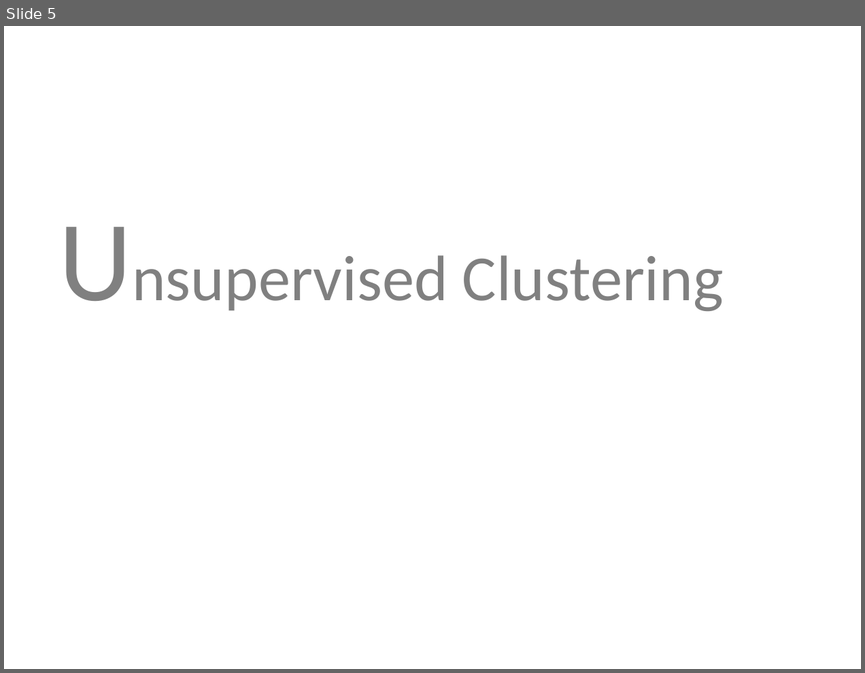
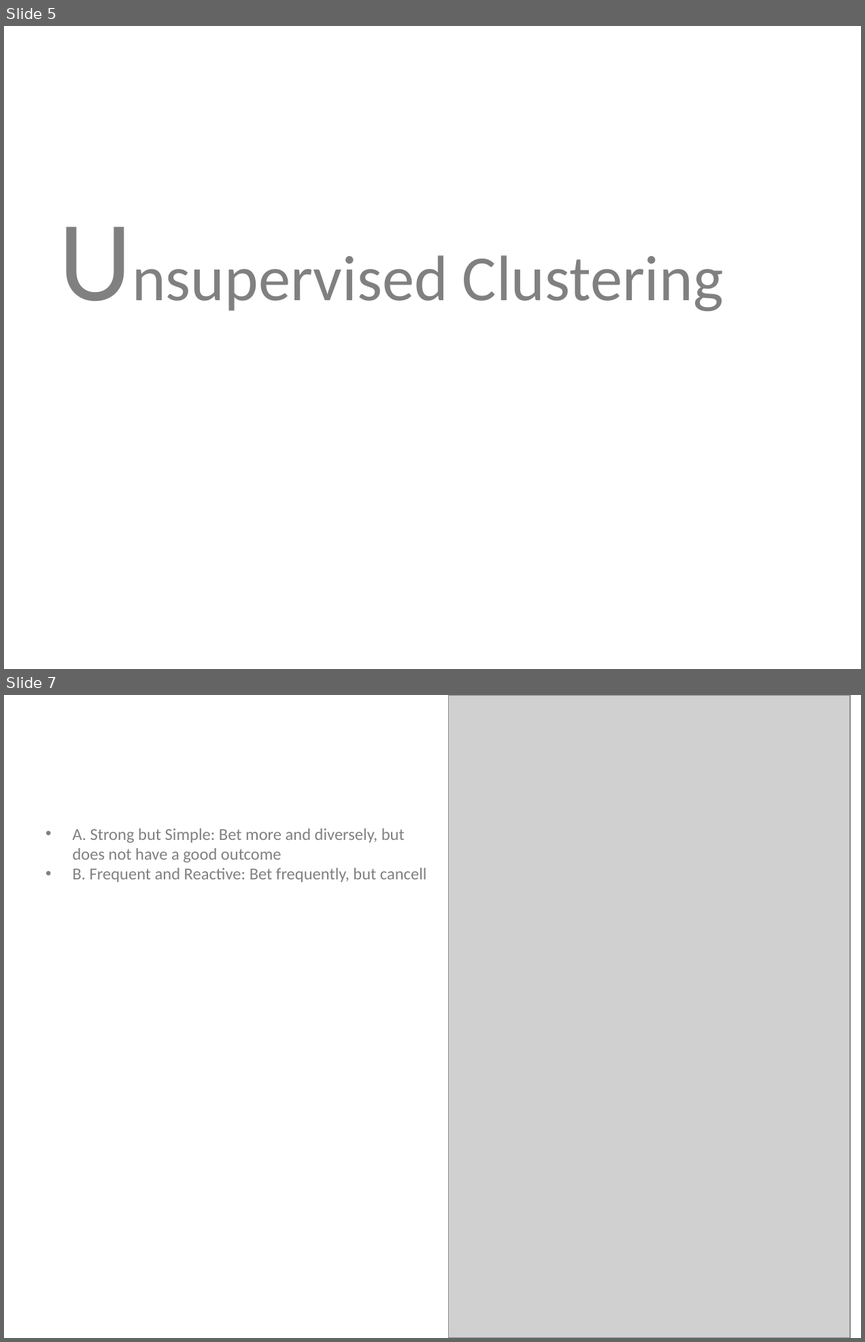
Before and after one commit to ivanliu1989/Melbourne_Datathon, a slide deck: slides/Slides deck.pptx. Shown one above the other, each under a label of ours: slide 5 before the commit, slides 5 and 7 after it; the slides between them are not shown. The pictures are 865x673 and 865x1342 pixels, drawn with LibreOffice and Linux fonts; fonts in the diff are those of the drawing; grey boxes stand for pictures. Boxes give left, top, right and bottom in pixels: in the first picture for what was removed or moved away, otherwise in the second. Text is boxed around its words. In the diff, an @@ line names an element or a change of style, - is before the commit and + after.

```diff
--- a/slides/Slides deck.pptx
+++ b/slides/Slides deck.pptx
@@ slide 7 added at (4,695,861,1338), background #FFFFFF @@
@@ picture added at (449,695,851,1338) @@
@@ text added at (73,828,427,882), 14 pt, text #808080 @@
+• A. Strong but Simple: Bet more and diversely, but does not have a good outcome
+• B. Frequent and Reactive: Bet frequently, but cancell
```
Also in this commit, not shown: 1 other slide added, 6 other files.
